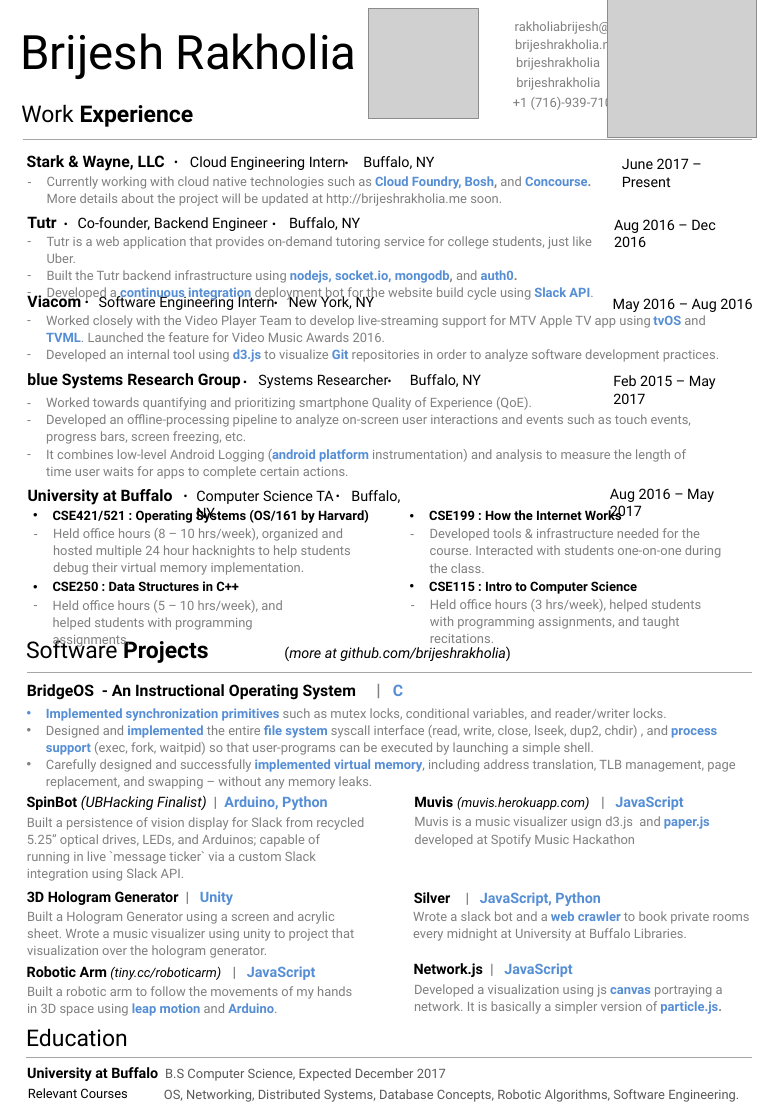
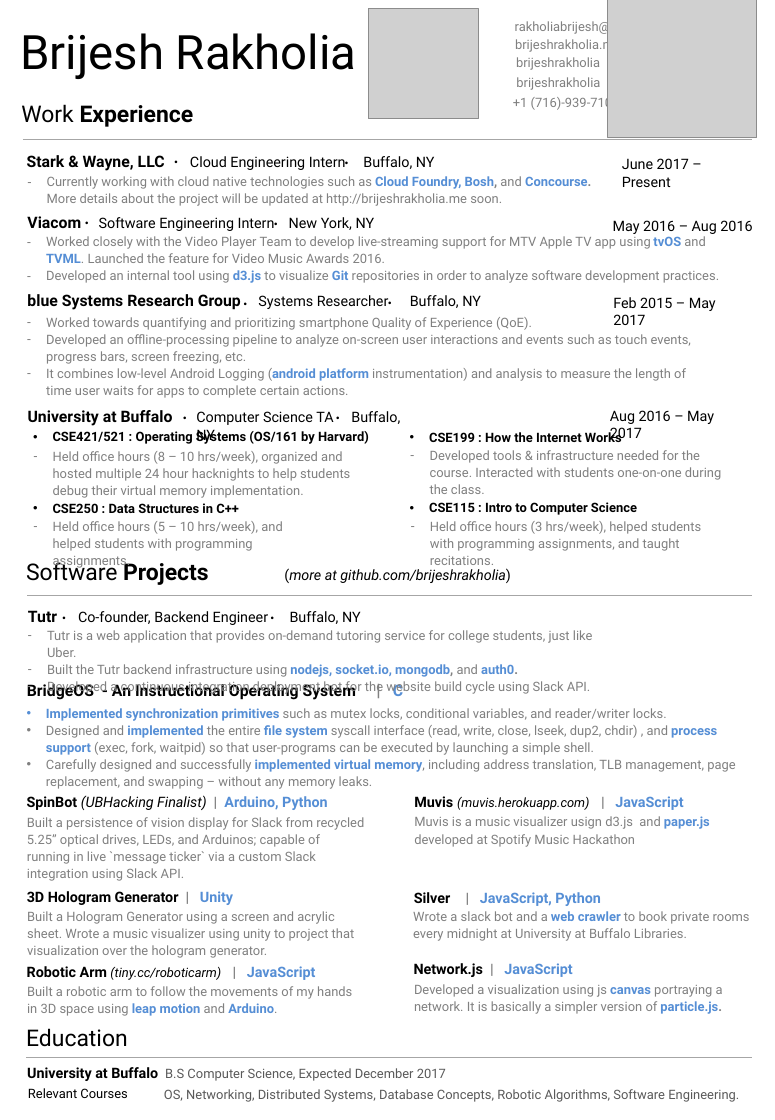
Before and after one commit to abhijitnathwani/brijeshrakholia.github.io, a slide deck: slide 1 of resource/brijesh-resume.pptx. Drawn at 775x1120 pixels with LibreOffice and Linux fonts; fonts in the diff are those of the drawing; grey boxes stand for pictures; background and template pictures are left out. Boxes give left, top, right and bottom in pixels: in the first picture for what was removed or moved away, otherwise in the second. Text is boxed around its words. In the diff, an @@ line names an element or a change of style, - is before the commit and + after.

```diff
--- a/resource/brijesh-resume.pptx
+++ b/resource/brijesh-resume.pptx
@@ text removed at bbox=[614, 219, 715, 247] @@
-Aug 2016 – Dec 2016
@@ 3 texts: place and size @@
-3 texts at bbox=[26, 355, 511, 663]
+3 texts at bbox=[26, 278, 511, 585]
@@ 21 texts, 1 line: place and size @@
-21 texts, 1 line at bbox=[27, 277, 752, 673]
+21 texts, 1 line at bbox=[27, 198, 752, 595]
@@ 4 texts: place and size @@
-4 texts at bbox=[27, 198, 593, 301]
+4 texts at bbox=[28, 592, 593, 695]
@@ text at bbox=[47, 679, 590, 695]: text colour #558ED5 to #808080, bold off in "continuous integration Slack API." @@
```
Also in this commit, not shown: 2 other files.
